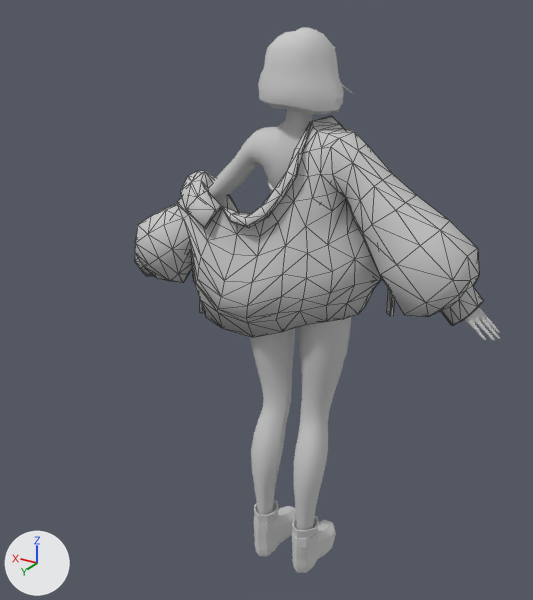
What one commit did to the FBX model Assets/Resources/Models/Animation/Telekinesis Animaiton/Skill/Elena_shockwave.FBX.
The view is the same before and after, from a camera (50 mm lens) standing at (-2.45, 4.67, 4.59) and looking at (0.14, 0.34, 2.43). The lights are fixed; the arrows at lower left show +X, +Y and +Z. Mesh edges are drawn as thin lines on the coarser meshes. Where no turn or scale is listed for an object, it has been applied to the vertices.

Before the edit, the objects in view are built like this:
```python
me_mesh = bpy.data.meshes.new('Mesh')
me_mesh.from_pydata(...)  # 718 vertices, 1418 faces; spans x -1.37..1.55, y -0.47..0.56, z 1.99..3.76
# faces by material slot: [749, 669]
me_mesh.materials.append(mat_송민주_염동력_더미모델링_default)  # light grey #cacaca
me_mesh.materials.append(mat_송민주_염동력_더미모델링_05___default)  # light grey #cacaca
me_mesh_001 = bpy.data.meshes.new('Mesh.001')
me_mesh_001.from_pydata(...)  # 3629 vertices, 3677 faces; spans x -1.52..1.52, y -0.23..0.41, z 0.0..4.33
# faces by material slot: [2199, 766, 432, 280]
me_mesh_001.materials.append(mat_송민주_염동력_더미모델링_defaultmat)  # light grey #cacaca
me_mesh_001.materials.append(mat_송민주_염동력_더미모델링_07___default)  # light grey #cacaca
me_mesh_001.materials.append(mat_송민주_염동력_더미모델링_default)  # light grey #cacaca
me_mesh_001.materials.append(mat_송민주_염동력_더미모델링_05___default)  # light grey #cacaca
ob_body_skulp_7_low = bpy.data.objects.new('body_skulp_7_low', me_mesh_001)
ob_body_skulp_7_low.location = (0.0, 0.0, 0.0)
ob_jumper = bpy.data.objects.new('Jumper', me_mesh)
ob_jumper.location = (0.0, 0.0, 0.0)
```
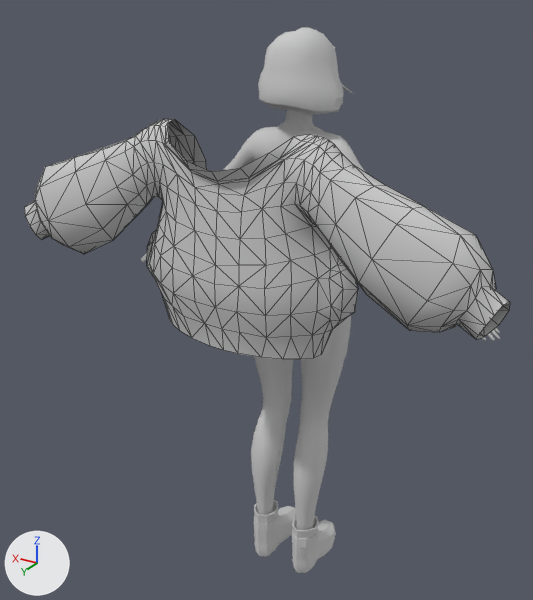
Where the change shows, as pixel boxes (x1, y1, x2, y2) in the pictures (533 x 600 px):
'Jumper002', added
    after: (24, 119, 510, 359)
'Jumper', deleted
    before: (134, 116, 483, 337)
    faces in mat_송민주_염동력_더미모델링_default (light grey #cacaca): (134, 116, 483, 337)
    faces in mat_송민주_염동력_더미모델링_05___default (light grey #cacaca): (180, 124, 395, 316)

What the commit changed:
Material '08___Default' (mat_08___default) is new.
Its base color is (0.588, 0.588, 0.588) (light grey #cacaca).
Its roughness is 0.859.
Mesh me_mesh_001_1 is new.
It has 385 vertices, 712 faces and spans x -1.74..1.74, y -0.31..0.29, z -0.66..0.76.
It uses material mat_08___default (light grey #cacaca).
Object 'Jumper' (ob_jumper) is deleted.
Object 'Jumper002' (ob_jumper002) is new; it shows me_mesh_001_1.
Its location is (0.0, 0.948, 3.046).
